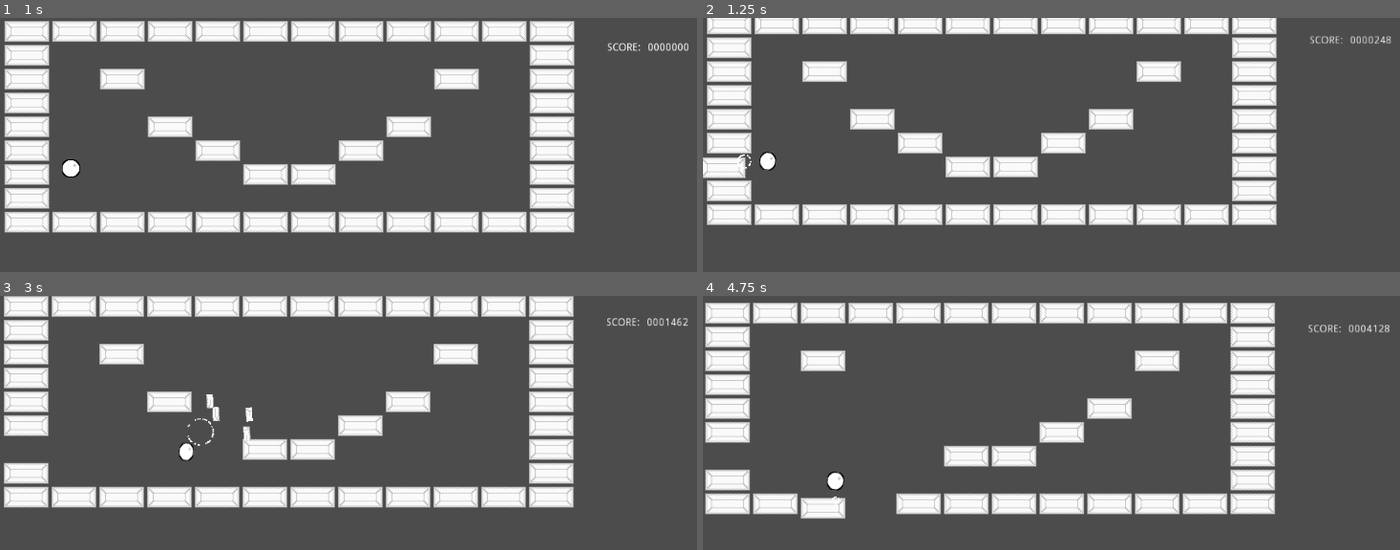
Above: before the commit, frames 1-4 (two rows, left to right).
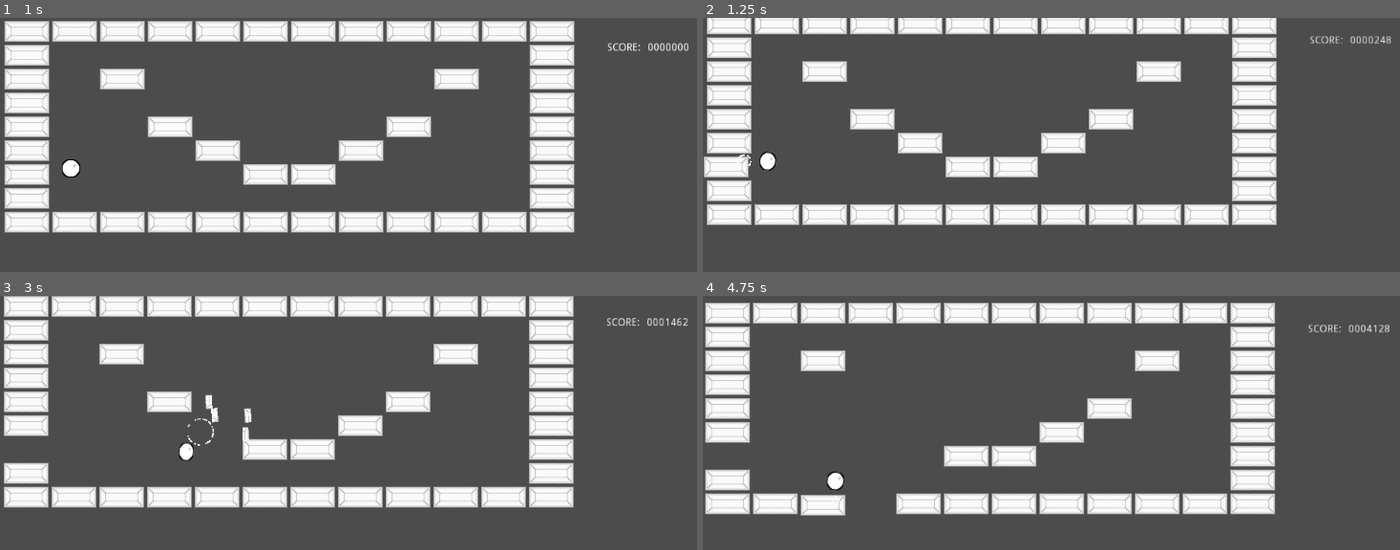
Above: after the commit, the same moments.

Repository: Anatolij-Grigorjev/Breakout4Godot
Game: Godot game, scene res://BreakoutGame.tscn
The game is run twice, just before and just after one commit, with the same random seed, the same clock (stepped at 60 frames per second) and the same inputs.
Inputs (mouse positions are in pixels of both pictures, inside the frame that each line leads up to):
- Up to frame 1 (1 s): tap Enter at 0.5 s; move the mouse to (550, 218) at 0.52 s; tap Alt at 0.6 s; click (550, 218) at 0.67 s
- Up to frame 2 (1.25 s): no input
- Up to frame 3 (3 s): drag from (230, 542) to (outside the picture) at 1.27 s; move the mouse to (460, 420) at 2.02 s; tap Shift at 2.1 s; click (460, 420) at 2.17 s; drag from (outside the picture) to (153, 453) at 2.77 s
- Up to frame 4 (4.75 s): move the mouse to (outside the picture) at 3.52 s; tap Ctrl at 3.6 s; click (outside the picture) at 3.67 s; drag from (856, 453) to (967, 407) at 4.27 s

Frame 1 is identical in both runs. In frame 2, 0.2% of the frame differs, in the area x 0-7%, y 54-64%; in frame 3, 0.2%; in frame 4, 0.3%, in the area x 13-21%, y 78-88%.

Commit message:
change brick explode tween

Diff:
--- a/game/bricks/BrickExplode.gd
+++ b/game/bricks/BrickExplode.gd
@@ -28,7 +28,7 @@
 	impactTween.interpolate_property(
 		self, "position",
 		null, position + (hit_normal * -10),
-		impactDuration, Tween.TRANS_EXPO, Tween.EASE_OUT
+		impactDuration, Tween.TRANS_QUAD, Tween.EASE_OUT
 	)
 	impactTween.start()
 
